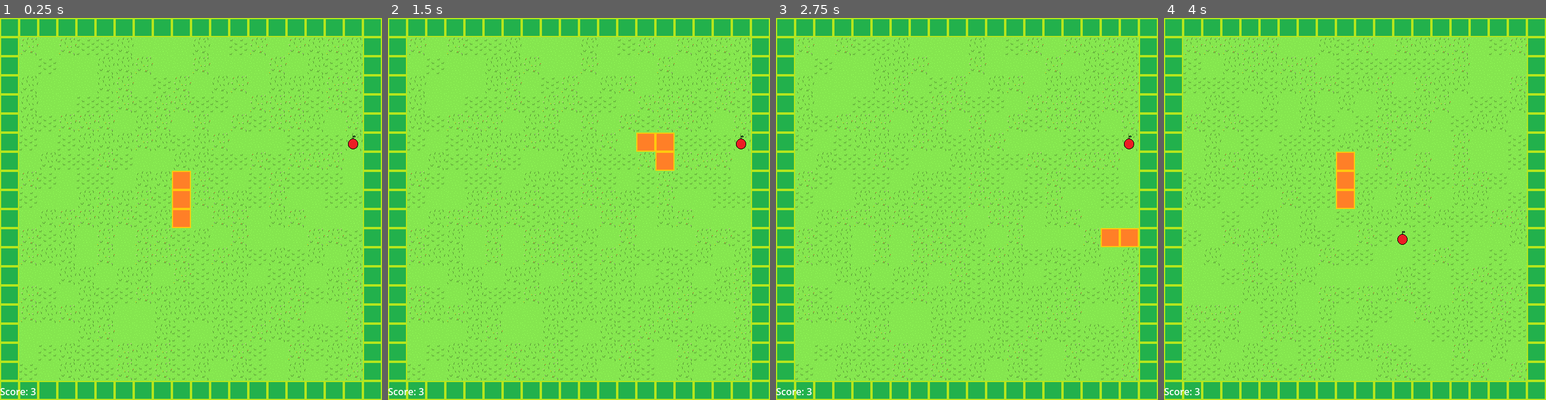
Above: before the commit, frames 1-4 (left to right).
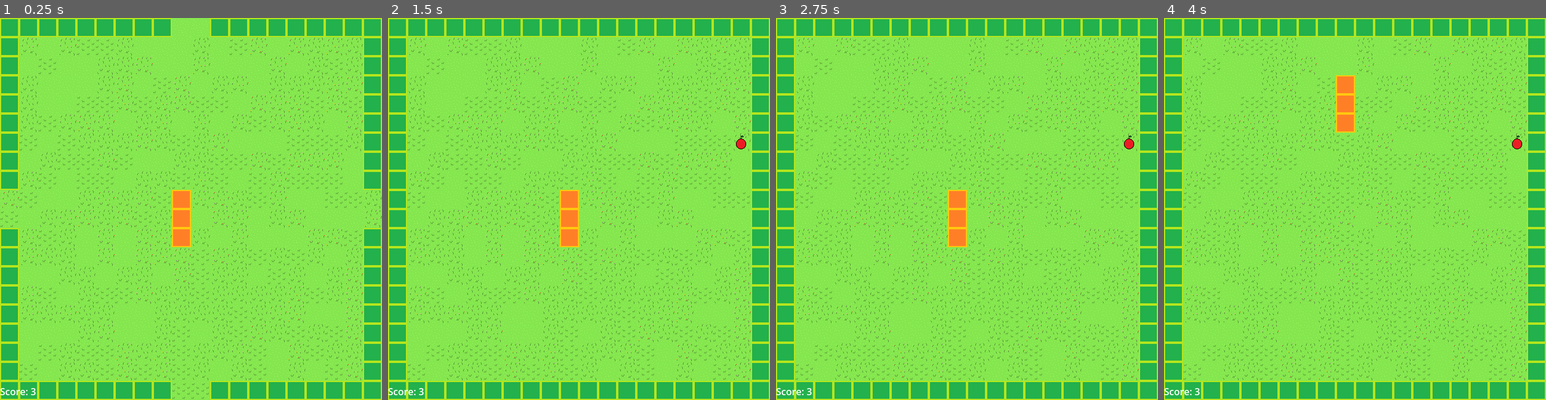
Above: after the commit, the same moments.

Repository: sethbabauta/snake-run
Game: Godot game, scene res://Scenes/adventure.tscn
Same seed, same stepped clock (60 frames per second), same inputs: the game is played once before the commit and once after it. This scene is started directly instead of the project's main scene.
Inputs (mouse positions are in pixels of both pictures, inside the frame that each line leads up to):
- Up to frame 1 (0.25 s): no input
- Up to frame 2 (1.5 s): hold D (turn_right) 0.53-1.28 s; hold Shift (drop_item) 0.53-1.28 s; hold S (turn_down) from 1.28 s (still down); tap Space (use_item) at 1.35 s
- Up to frame 3 (2.75 s): release S (turn_down) at 2.03 s; hold D (turn_right) from 2.03 s (still down); hold Shift (drop_item) from 2.03 s (still down)
- Up to frame 4 (4 s): release D (turn_right) at 2.78 s; release Shift (drop_item) at 2.78 s; hold W (turn_up) 2.78-3.5 s; tap Space (use_item) at 2.85 s; click (1355, 212) at 3.5 s, where only the run before the commit has a clickable "Play Again"

The runs differ from the first frame. In frame 1, 2.6% of the frame differs, in the area x 0-100%, y 0-100%; in frame 2, 1.5%; in frame 3, 1.2%; in frame 4, 7.9%, in the area x 5-95%, y 5-95%.

Commit message:
clear pickups on level clear

Diff:
--- a/GameObjects/barrier.gd
+++ /dev/null
@@ -1,8 +0,0 @@
-extends Node2D
-
-var physics_body: PhysicsObject
-var main_node: Main
-
-func _ready() -> void:
-	self.physics_body = $PhysicsObject
-	self.main_node = get_node_or_null("../Main")
--- a/GameObjects/barrier.tscn
+++ /dev/null
@@ -1,9 +0,0 @@
-[gd_scene load_steps=3 format=3 uid="uid://bclgqqdm2q5kf"]
-
-[ext_resource type="PackedScene" uid="uid://b7f11puwfib6s" path="res://Scenes/physics_object.tscn" id="1_2pufs"]
-[ext_resource type="Script" path="res://GameObjects/barrier.gd" id="1_p6hyf"]
-
-[node name="Barrier" type="Node2D"]
-script = ExtResource("1_p6hyf")
-
-[node name="PhysicsObject" parent="." instance=ExtResource("1_2pufs")]
--- a/Scenes/adventure.tscn
+++ b/Scenes/adventure.tscn
@@ -17,6 +17,7 @@
 gamemode_node = NodePath("..")
 
 [node name="MoveTimer" parent="." instance=ExtResource("2_1lgb7")]
+autostart = false
 
 [node name="Camera2D" type="Camera2D" parent="."]
 position = Vector2(320, 320)
--- a/Scripts/adventure.gd
+++ b/Scripts/adventure.gd
@@ -12,14 +12,24 @@
 	var start_position: Vector2 = Utils.convert_simple_to_world_coordinates(Vector2(9, 9))
 	self.main_node.spawn_player_snake(start_position, self.START_LENGTH)
 	setup_level()
+
+	await get_tree().create_timer(1).timeout
+	self.main_node.spawn_and_place_object("Apple")
 	self.main_node.spawn_doors()
+	await get_tree().create_timer(2).timeout
 
-	await get_tree().create_timer(0.1).timeout
-	self.main_node.spawn_and_place_object("Apple")
+	var move_timer: Timer = get_node("MoveTimer")
+	move_timer.start()
 
 
 func end_game() -> void:
 	get_tree().change_scene_to_file(adventure_death_screen)
+
+
+func end_level() -> void:
+	self.main_node.clear_doors()
+	await get_tree().create_timer(0.05).timeout
+	self.main_node.clear_pickups()
 
 
 func setup_level() -> void:
@@ -32,4 +42,4 @@
 
 func _on_score_changed(score: int) -> void:
 	if score == 5:
-		self.main_node.clear_doors()
+		end_level()
--- a/Scripts/main.gd
+++ b/Scripts/main.gd
@@ -74,7 +74,6 @@
 
 
 func clear_doors() -> void:
-	print("clearing doors")
 	var door_locations: Array = get_simple_door_locations()
 	for door_location in door_locations:
 		var door_world_location: Vector2 = (
@@ -86,7 +85,26 @@
 		if not door_game_object:
 			continue
 
+		if door_game_object.name != "Door":
+			continue
+
 		door_game_object.delete_self()
+
+
+func clear_pickup(pickup_name: String) -> void:
+	var pickups: Array = get_game_objects_of_name(pickup_name)
+	for pickup in pickups:
+		pickup.delete_self()
+
+
+func clear_pickups() -> void:
+	var pickups_to_clear: Array = [
+		"Apple",
+		"PoisonApple",
+	]
+
+	for pickup_name in pickups_to_clear:
+		clear_pickup(pickup_name)
 
 
 func cooldown(
@@ -149,6 +167,18 @@
 			found_game_object = area.game_object
 
 	return found_game_object
+
+
+func get_game_objects_of_name(name: String) -> Array:
+	var game_objects: Array = []
+	if not self.query_area.has_overlapping_areas():
+		return game_objects
+
+	for area in query_area.get_overlapping_areas():
+		if area.game_object.name == name:
+			game_objects.append(area.game_object)
+
+	return game_objects
 
 
 func get_random_valid_world_position() -> Vector2:
@@ -286,7 +316,7 @@
 	for position in door_positions:
 		var world_position: Vector2 = Utils.convert_simple_to_world_coordinates(position)
 		if not is_position_taken(world_position):
-			spawn_and_place_object("Barrier", world_position)
+			spawn_and_place_object("Door", world_position)
 
 
 func spawn_snake_segment(
Not shown, changed: blueprints.txt
